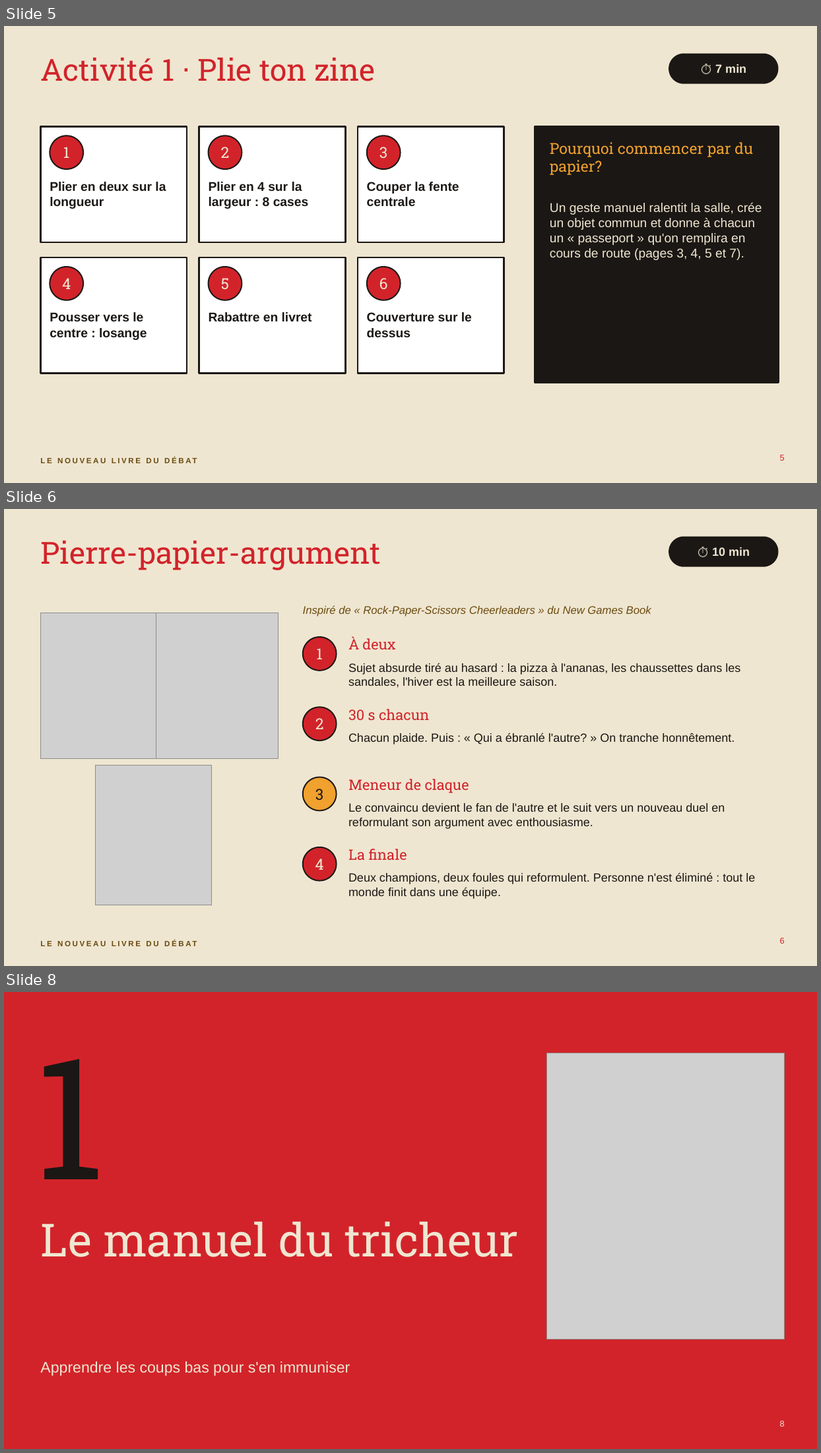
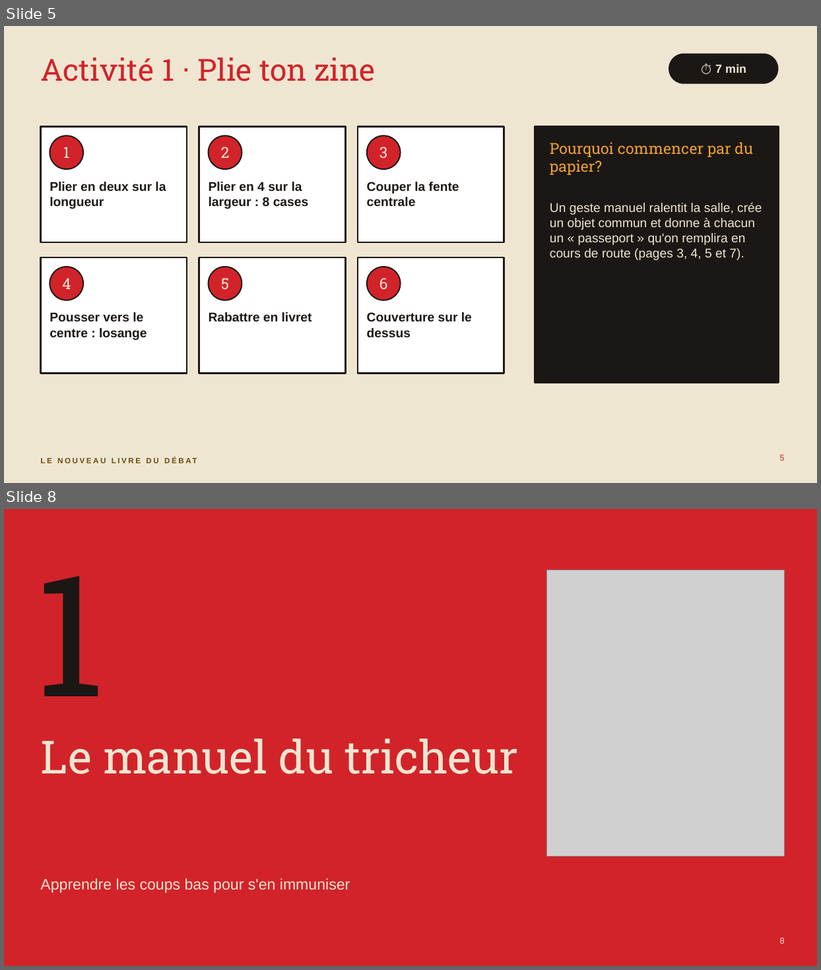
Before and after one commit to isabellepedneault111-ai/Chat-, a slide deck: debat-agreable/seminaire-confrontation-agreable.pptx. Shown one above the other, each under a label of ours: slides 5, 6 and 8 before the commit, slides 5 and 8 after it; the slides between them are not shown. The pictures are 821x1453 and 821x970 pixels, drawn with LibreOffice and Linux fonts; fonts in the diff are those of the drawing; grey boxes stand for pictures. Boxes give left, top, right and bottom in pixels: in the first picture for what was removed or moved away, otherwise in the second. Text is boxed around its words. In the diff, an @@ line names an element or a change of style, - is before the commit and + after.

```diff
--- a/debat-agreable/seminaire-confrontation-agreable.pptx
+++ b/debat-agreable/seminaire-confrontation-agreable.pptx
@@ slide 6 removed at (4, 509, 817, 966), background #EFE6D1; not listed: 1 template element that a slide beside it also shows @@
@@ title removed at (40, 541, 380, 570) @@
-Pierre-papier-argument
@@ rounded rectangle removed at (669, 537, 779, 567) @@
@@ text removed at (712, 547, 750, 556) @@
-⏱ 10 min
@@ text removed at (303, 605, 651, 617) @@
-Inspiré de « Rock-Paper-Scissors Cheerleaders » du New Games Book
@@ picture removed at (40, 613, 162, 759) @@
@@ picture removed at (156, 613, 279, 759) @@
@@ ellipse removed at (303, 637, 337, 671) @@
@@ text removed at (349, 636, 395, 650) @@
-À deux
@@ text removed at (316, 648, 323, 659) @@
-1
@@ text removed at (349, 663, 741, 688) @@
-Sujet absurde tiré au hasard : la pizza à l'ananas, les chaussettes dans les sandales, l'hiver est la meilleure saison.
@@ ellipse removed at (303, 707, 337, 741) @@
@@ text removed at (316, 718, 324, 729) @@
-2
@@ text removed at (349, 709, 429, 720) @@
-30 s chacun
@@ text removed at (349, 733, 735, 745) @@
-Chacun plaide. Puis : « Qui a ébranlé l'autre? » On tranche honnêtement.
@@ picture removed at (96, 765, 211, 906) @@
@@ ellipse removed at (303, 778, 337, 811) @@
@@ text removed at (349, 779, 469, 793) @@
-Meneur de claque
@@ text removed at (316, 789, 323, 801) @@
-3
@@ text removed at (349, 803, 725, 829) @@
-Le convaincu devient le fan de l'autre et le suit vers un nouveau duel en reformulant son argument avec enthousiasme.
@@ ellipse removed at (303, 848, 337, 881) @@
@@ text removed at (315, 859, 323, 870) @@
-4
@@ text removed at (349, 849, 407, 860) @@
-La finale
@@ text removed at (349, 873, 755, 899) @@
-Deux champions, deux foules qui reformulent. Personne n'est éliminé : tout le monde finit dans une équipe.
@@ page number removed at (780, 938, 785, 944) @@
-6
```
Also in this commit, not shown: 3 slides changed, 5 slides added, 4 other files.
